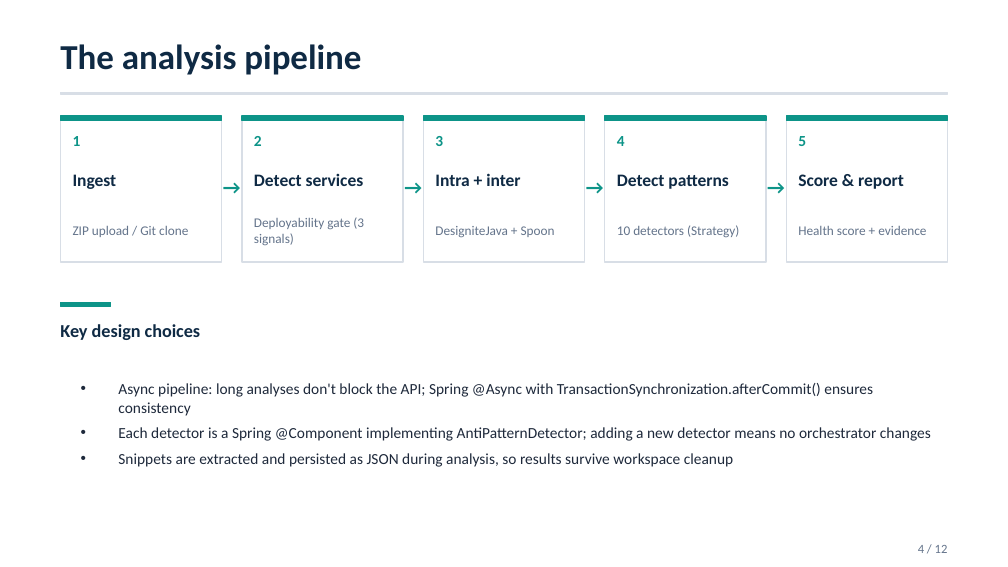
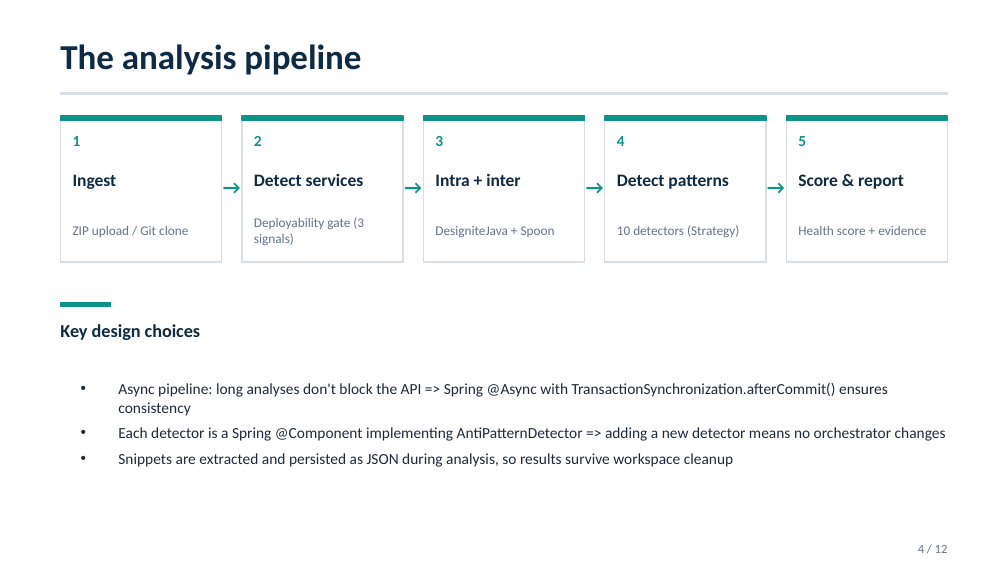
Before and after one commit to andrei45635/dissertation_backend, a slide deck: slide 4 of thesis/presentation/MSA_Detector_Defense_v2.pptx. Drawn at 1008x567 pixels with LibreOffice and Linux fonts; fonts in the diff are those of the drawing. Boxes give left, top, right and bottom in pixels: in the first picture for what was removed or moved away, otherwise in the second. Text is boxed around its words. In the diff, an @@ line names an element or a change of style, - is before the commit and + after.

Commit message:
fix presentation

```diff
--- a/thesis/presentation/MSA_Detector_Defense_v2.pptx
+++ b/thesis/presentation/MSA_Detector_Defense_v2.pptx
@@ text at [118, 383, 946, 441]: text changed @@
-• Async pipeline: long analyses don't block the API; Spring @Async with TransactionSynchronization.afterCommit() ensures consistency
-• Each detector is a Spring @Component implementing AntiPatternDetector; adding a new detector means no orchestrator changes
+• Async pipeline: long analyses don't block the API => Spring @Async with TransactionSynchronization.afterCommit() ensures consistency
+• Each detector is a Spring @Component implementing AntiPatternDetector => adding a new detector means no orchestrator changes
```
Also in this commit, not shown: 3 other slides changed, 2 other files.
